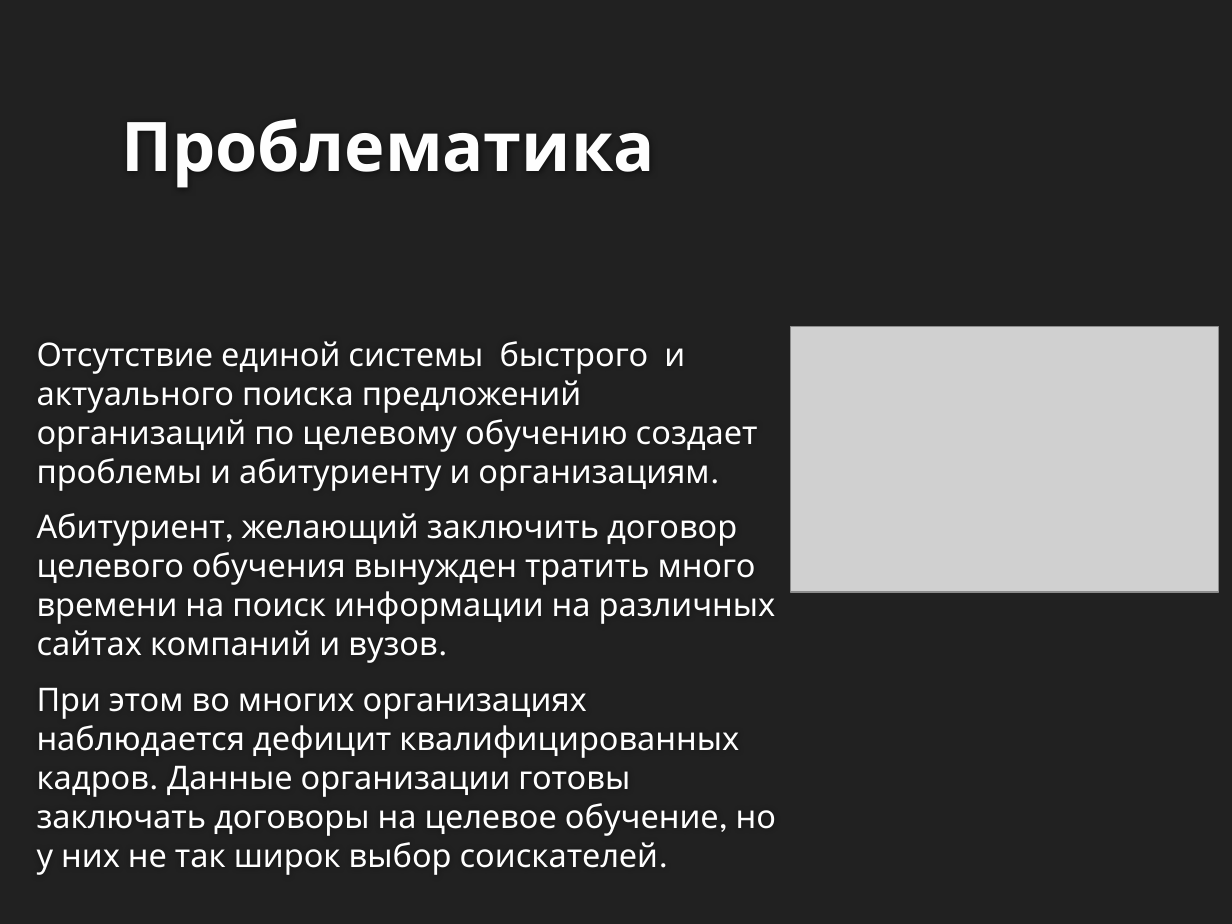
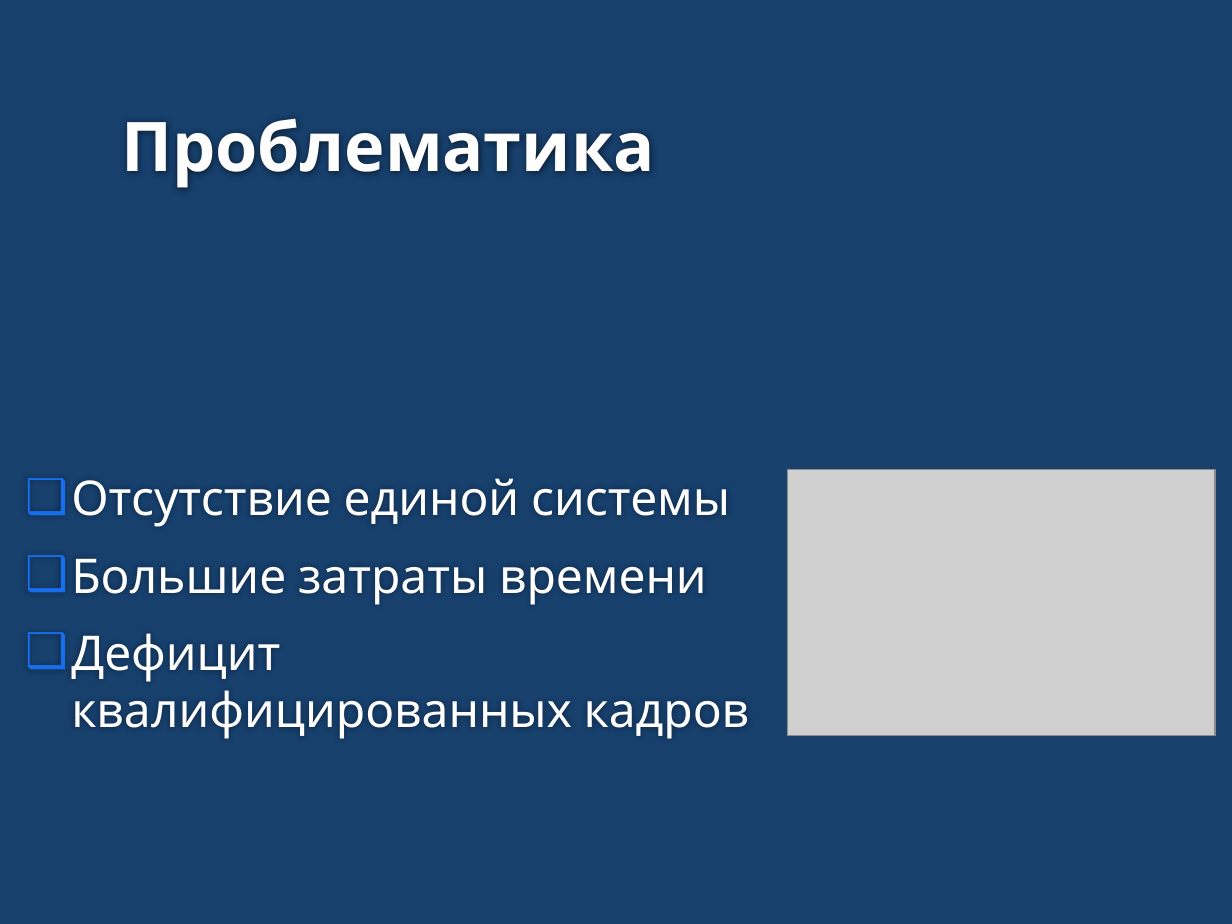
Before and after one commit to SerPan23/celevik, a slide deck: slide 2 of презентация.pptx. Drawn at 1232x924 pixels with LibreOffice and Linux fonts; fonts in the diff are those of the drawing; grey boxes stand for pictures; background and template pictures are left out. Boxes give left, top, right and bottom in pixels: in the first picture for what was removed or moved away, otherwise in the second. Text is boxed around its words. In the diff, an @@ line names an element or a change of style, - is before the commit and + after.

```diff
--- a/презентация.pptx
+++ b/презентация.pptx
@@ background #212121 to #17406D @@
@@ text at (71,478,750,739): text changed; size 19 to 28 pt @@
-Отсутствие единой системы быстрого и актуального поиска предложений организаций по целевому обучению создает проблемы и абитуриенту и организациям.
-Абитуриент, желающий заключить договор целевого обучения вынужден тратить много времени на поиск информации на различных сайтах компаний и вузов.
-При этом во многих организациях наблюдается дефицит квалифицированных кадров. Данные организации готовы заключать договоры на целевое обучение, но у них не так широк выбор соискателей.
+❑ Отсутствие единой системы
+❑ Большие затраты времени
+❑ Дефицит квалифицированных кадров
@@ picture: place and size @@
-picture at (791,326,1218,593)
+picture at (787,469,1215,736)
```
Also in this commit, not shown: 10 other slides changed, 1 slide added, 4 other files.
